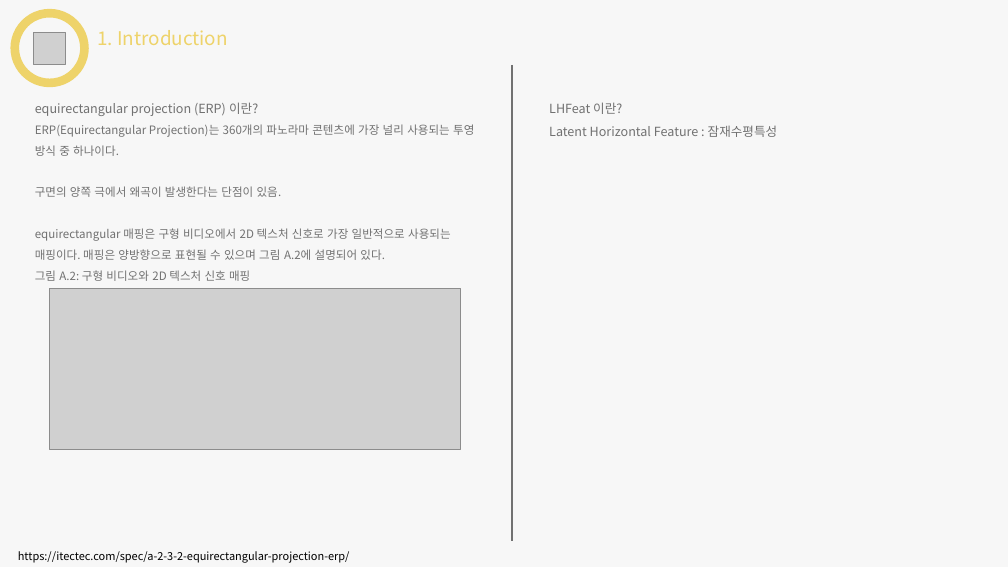
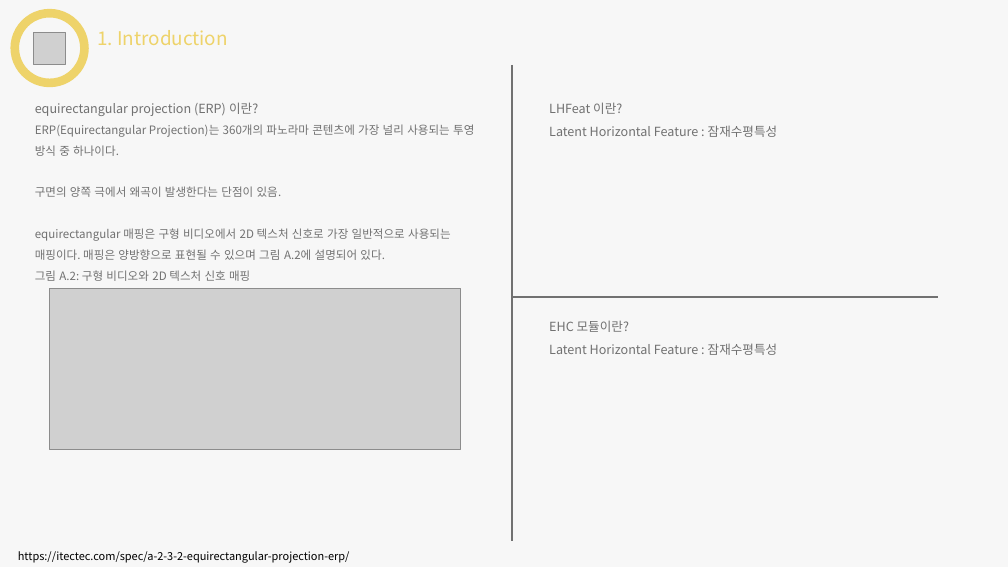
Before and after one commit to arittung/3D_Room_Layout_estimation, a slide deck: slide 5 of HoHoNet/관련 자료/HoHoNet 논문 해석.pptx. Drawn at 1008x567 pixels with LibreOffice and Linux fonts; fonts in the diff are those of the drawing; grey boxes stand for pictures. Boxes give left, top, right and bottom in pixels: in the first picture for what was removed or moved away, otherwise in the second. Text is boxed around its words. In the diff, an @@ line names an element or a change of style, - is before the commit and + after.

```diff
--- a/HoHoNet/관련 자료/HoHoNet 논문 해석.pptx
+++ b/HoHoNet/관련 자료/HoHoNet 논문 해석.pptx
@@ line added from (938, 297) to (512, 297), #717171 2.25 pt @@
@@ text added at bbox=[549, 321, 777, 355], 12 pt, text #717171 @@
+EHC 모듈이란?
+Latent Horizontal Feature : 잠재수평특성
```
Also in this commit, not shown: 1 other slide changed, 1 slide added, 1 other file.
